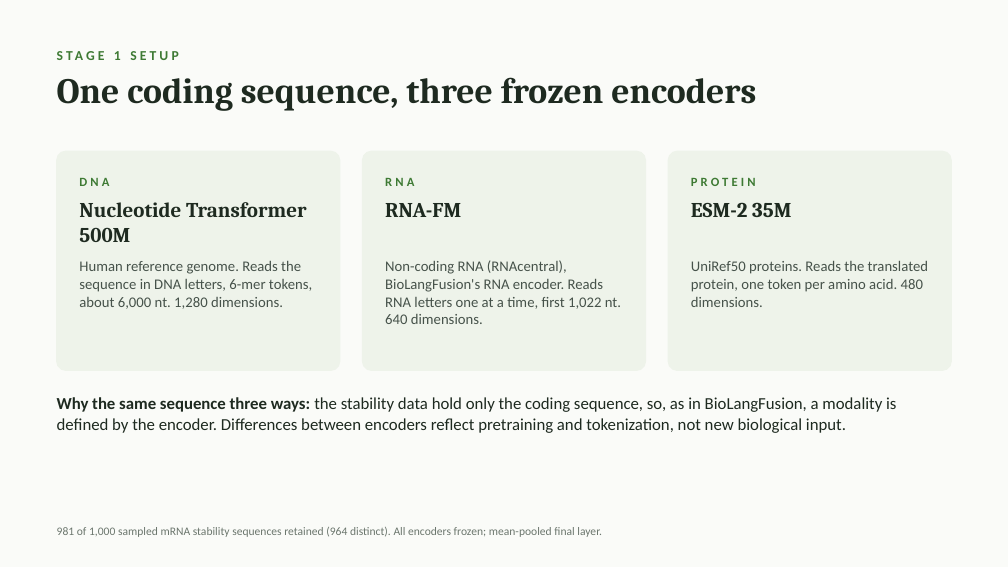
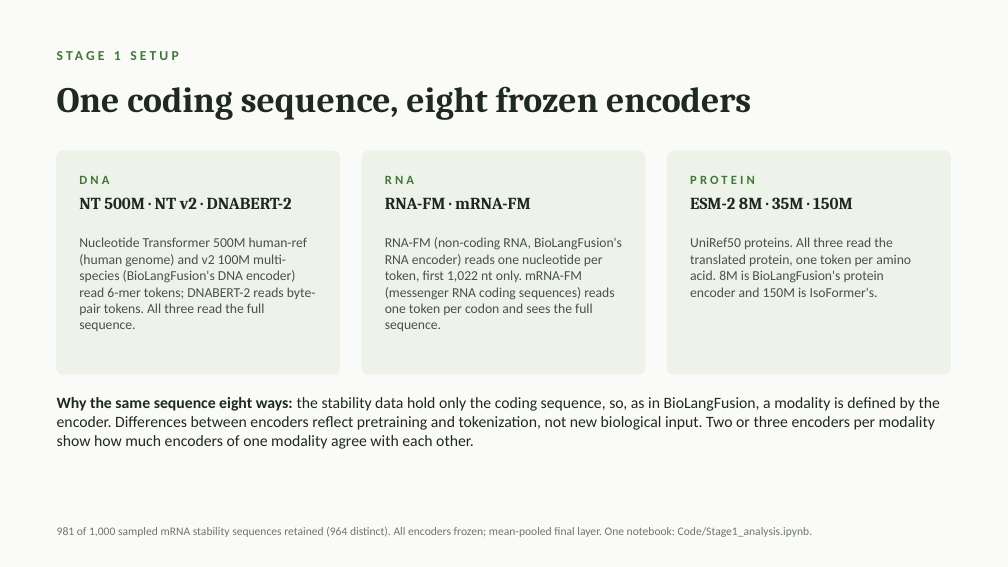
Before and after one commit to jtmckinley4/RNA-Protein-Multimodal-Fusion, a slide deck: slide 2 of Notes/Mina_Meeting_Slides_2026-10-07.pptx. Drawn at 1008x567 pixels with LibreOffice and Linux fonts; fonts in the diff are those of the drawing. Boxes give left, top, right and bottom in pixels: in the first picture for what was removed or moved away, otherwise in the second. Text is boxed around its words. In the diff, an @@ line names an element or a change of style, - is before the commit and + after.

```diff
--- a/Notes/Mina_Meeting_Slides_2026-10-07.pptx
+++ b/Notes/Mina_Meeting_Slides_2026-10-07.pptx
@@ text at bbox=[57, 86, 751, 120]: text changed @@
-One coding sequence, three frozen encoders
+One coding sequence, eight frozen encoders
@@ text "One coding sequence, eight frozen ..." at bbox=[57, 86, 751, 120]: vertical alignment top to middle @@
@@ proportions changed in 3 elements at bbox=[57, 151, 340, 374], bbox=[362, 151, 645, 374], bbox=[668, 151, 951, 374] @@
@@ text at bbox=[79, 197, 292, 209]: text changed; size 14 to 16 pt; font Calibri to Cambria; text colour #46524A to #1E2A20; bold on @@
-Human reference genome. Reads the sequence in DNA letters, 6-mer tokens, about 6,000 nt. 1,280 dimensions.
+NT 500M · NT v2 · DNABERT-2
@@ text removed at bbox=[79, 202, 307, 242] @@
-Nucleotide Transformer 500M
@@ text at bbox=[385, 197, 531, 209]: text changed; size 20 to 16 pt @@
-RNA-FM
+RNA-FM · mRNA-FM
@@ text at bbox=[690, 197, 852, 209]: text changed; size 20 to 16 pt @@
-ESM-2 35M
+ESM-2 8M · 35M · 150M
@@ text added at bbox=[79, 237, 316, 331], 13 pt, text #46524A @@
+Nucleotide Transformer 500M human-ref (human genome) and v2 100M multi-species (BioLangFusion's DNA encoder) read 6-mer tokens; DNABERT-2 reads byte-pair tokens. All three read the full sequence.
@@ text at bbox=[385, 237, 622, 331]: text changed; size 14 to 13 pt @@
-Non-coding RNA (RNAcentral), BioLangFusion's RNA encoder. Reads RNA letters one at a time, first 1,022 nt. 640 dimensions.
+RNA-FM (non-coding RNA, BioLangFusion's RNA encoder) reads one nucleotide per token, first 1,022 nt only. mRNA-FM (messenger RNA coding sequences) reads one token per codon and sees the full sequence.
@@ text at bbox=[690, 237, 911, 297]: text changed; size 14 to 13 pt @@
-UniRef50 proteins. Reads the translated protein, one token per amino acid. 480 dimensions.
+UniRef50 proteins. All three read the translated protein, one token per amino acid. 8M is BioLangFusion's protein encoder and 150M is IsoFormer's.
@@ text at bbox=[57, 397, 940, 449]: text changed; size 16 to 15 pt @@
-Why the same sequence three ways: the stability data hold only the coding sequence, so, as in BioLangFusion, a modality is defined by the encoder. Differences between encoders reflect pretraining and tokenization, not new biological input.
+Why the same sequence eight ways: the stability data hold only the coding sequence, so, as in BioLangFusion, a modality is defined by the encoder. Differences between encoders reflect pretraining and tokenization, not new biological input. Two or three encoders per modality show how much encoders of one modality agree with each other.
@@ text at bbox=[57, 527, 812, 537]: text changed @@
-981 of 1,000 sampled mRNA stability sequences retained (964 distinct). All encoders frozen; mean-pooled final layer.
+981 of 1,000 sampled mRNA stability sequences retained (964 distinct). All encoders frozen; mean-pooled final layer. One notebook: Code/Stage1_analysis.ipynb.
```
Also in this commit, not shown: 4 other slides changed, 4 slides added, 3 slides removed, 2 other files.
